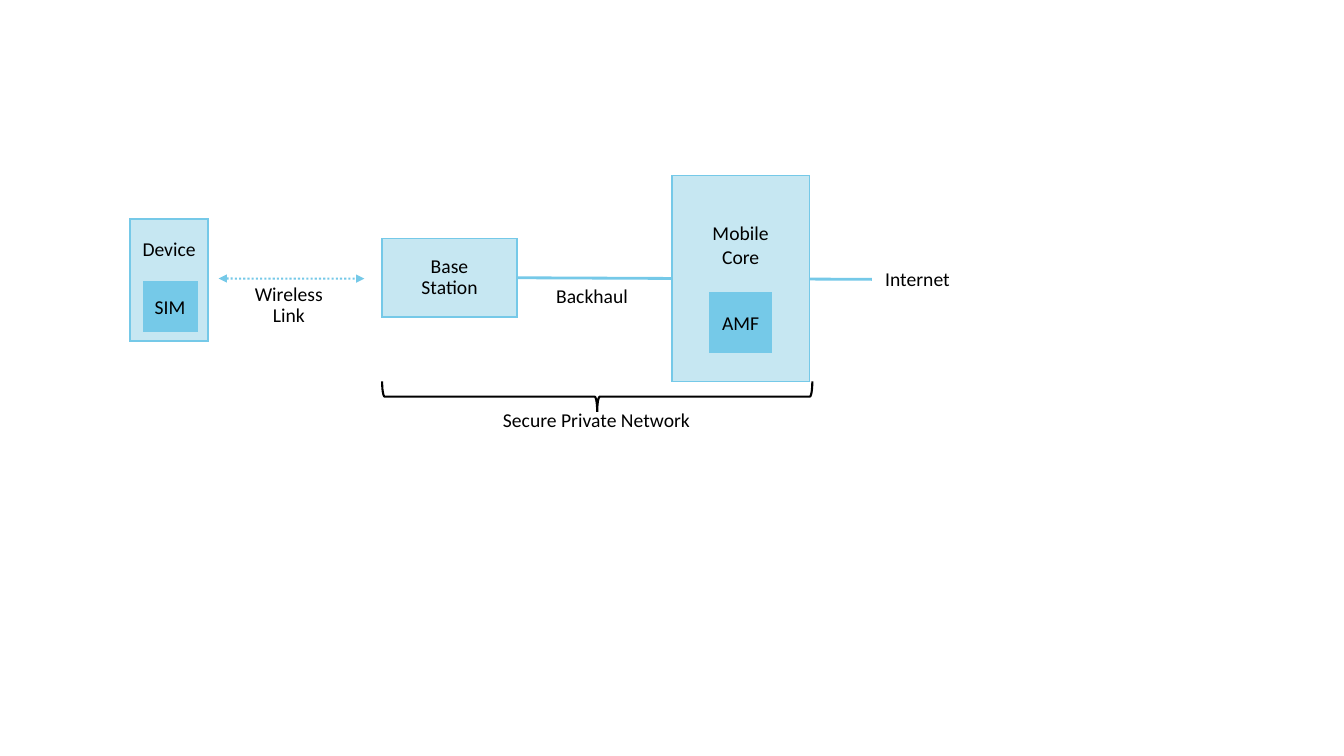
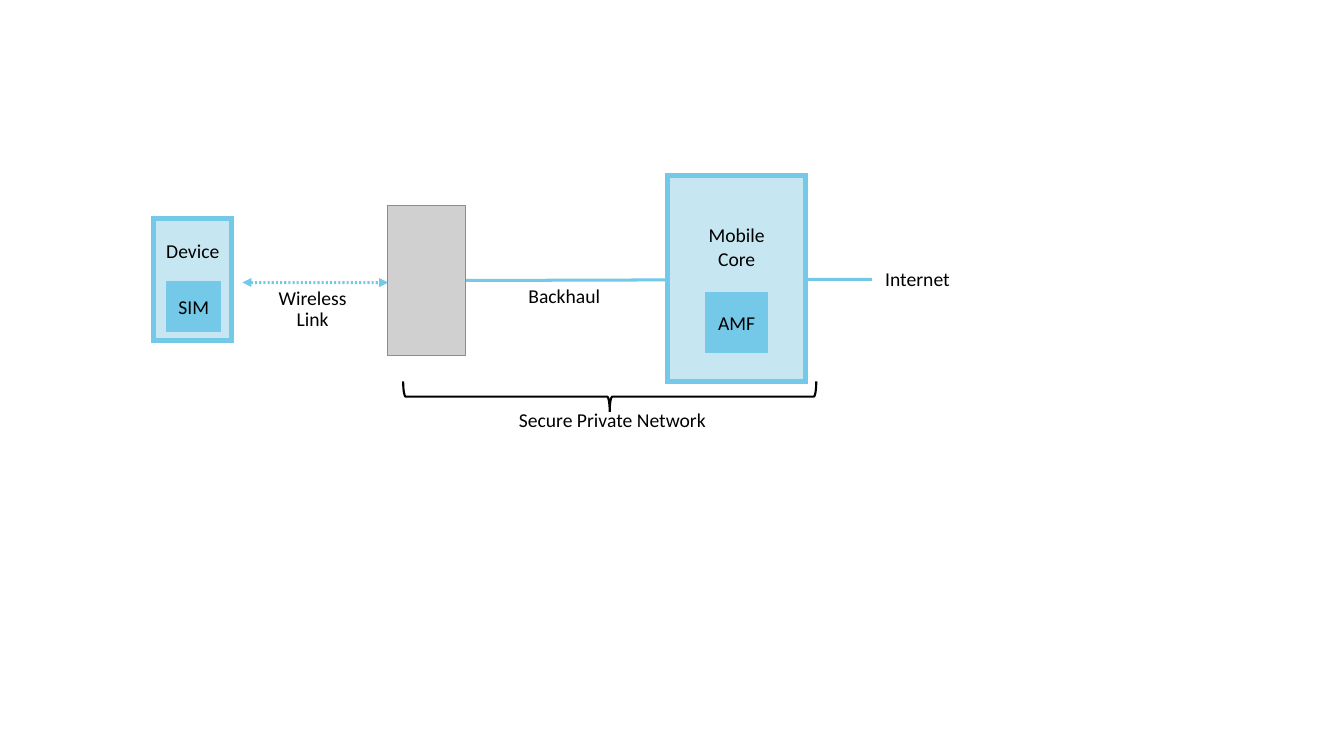
Before and after one commit to SystemsApproach/security, a slide deck: slide 9 of figures/SecurityFigs.odp. Drawn at 1344x756 pixels with LibreOffice and Linux fonts; fonts in the diff are those of the drawing; grey boxes stand for pictures. Boxes give left, top, right and bottom in pixels: in the first picture for what was removed or moved away, otherwise in the second. Text is boxed around its words. In the diff, an @@ line names an element or a change of style, - is before the commit and + after.

```diff
--- a/figures/SecurityFigs.odp
+++ b/figures/SecurityFigs.odp
@@ freeform shape "Mobile": place and size @@
-freeform shape "Mobile" at (673, 175, 811, 381)
+freeform shape "Mobile" at (668, 175, 807, 381)
@@ freeform shape "Mobile" at (668, 175, 807, 381): outline #75C9E8 0.99 pt to #75C9E8 3.6 pt @@
@@ picture added at (387, 206, 466, 356) @@
@@ freeform shape "Device" at (154, 219, 232, 341): outline #75C9E8 0.99 pt to #75C9E8 3.6 pt @@
@@ freeform shape "Device": place and size @@
-freeform shape "Device" at (130, 219, 208, 341)
+freeform shape "Device" at (154, 219, 232, 341)
@@ freeform shape removed at (382, 238, 517, 317) @@
-Base
-Station
@@ freeform shape "SIM": place and size @@
-freeform shape "SIM" at (143, 281, 198, 332)
+freeform shape "SIM" at (166, 281, 221, 332)
@@ free "Wireless": place and size @@
-free "Wireless" at (216, 279, 362, 333)
+free "Wireless" at (240, 283, 386, 337)
@@ double arrow moved from (219, 278) - (364, 278) to (243, 282) - (388, 282) @@
@@ double arrow (243, 282) - (388, 282): stroke #75C9E8 1.5 pt to #75C9E8 2.15 pt @@
@@ line moved from (675, 352) - (517, 278) to (675, 352) - (382, 278) @@
@@ line moved from (872, 279) - (517, 278) to (872, 279) - (466, 280) @@
@@ line (872, 279) - (466, 280): stroke #75C9E8 2.01 pt to #75C9E8 2.15 pt @@
@@ free "Backhaul": place and size @@
-free "Backhaul" at (501, 279, 683, 314)
+free "Backhaul" at (474, 279, 655, 314)
@@ freeform shape "AMF": place and size @@
-freeform shape "AMF" at (710, 292, 772, 353)
+freeform shape "AMF" at (706, 292, 768, 353)
@@ freeform shape: place and size @@
-freeform shape at (382, 382, 812, 412)
+freeform shape at (403, 382, 817, 412)
@@ free "Secure Private Network": place and size @@
-free "Secure Private Network" at (452, 403, 742, 438)
+free "Secure Private Network" at (468, 403, 758, 438)
```
Also in this commit, not shown: 1 other file.
